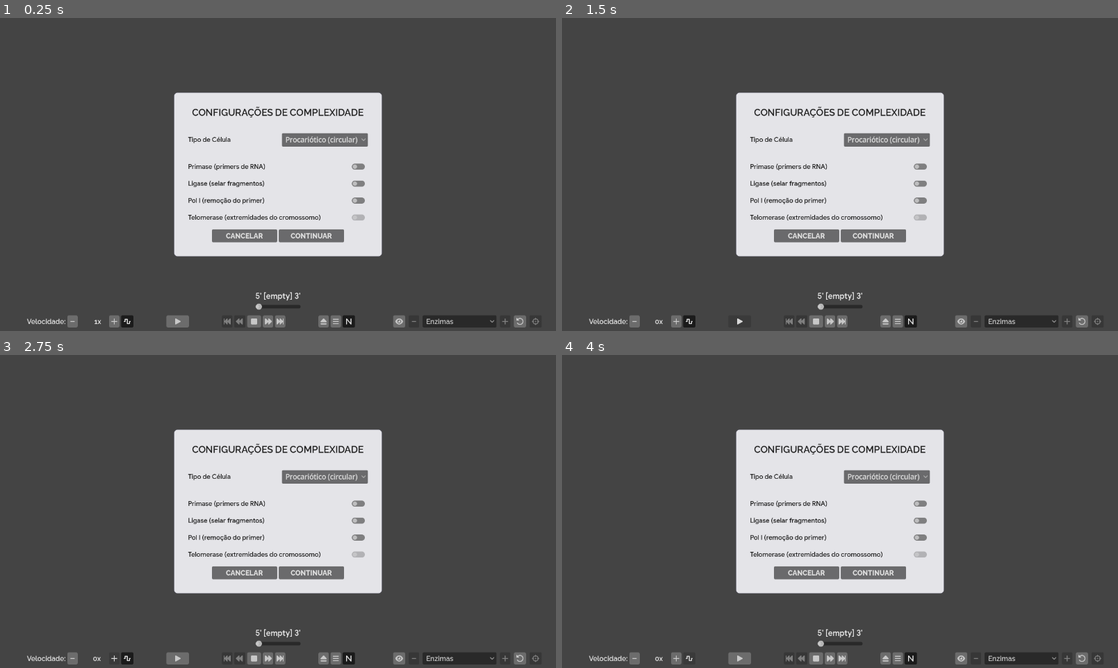
Above: before the commit, frames 1-4 (two rows, left to right).
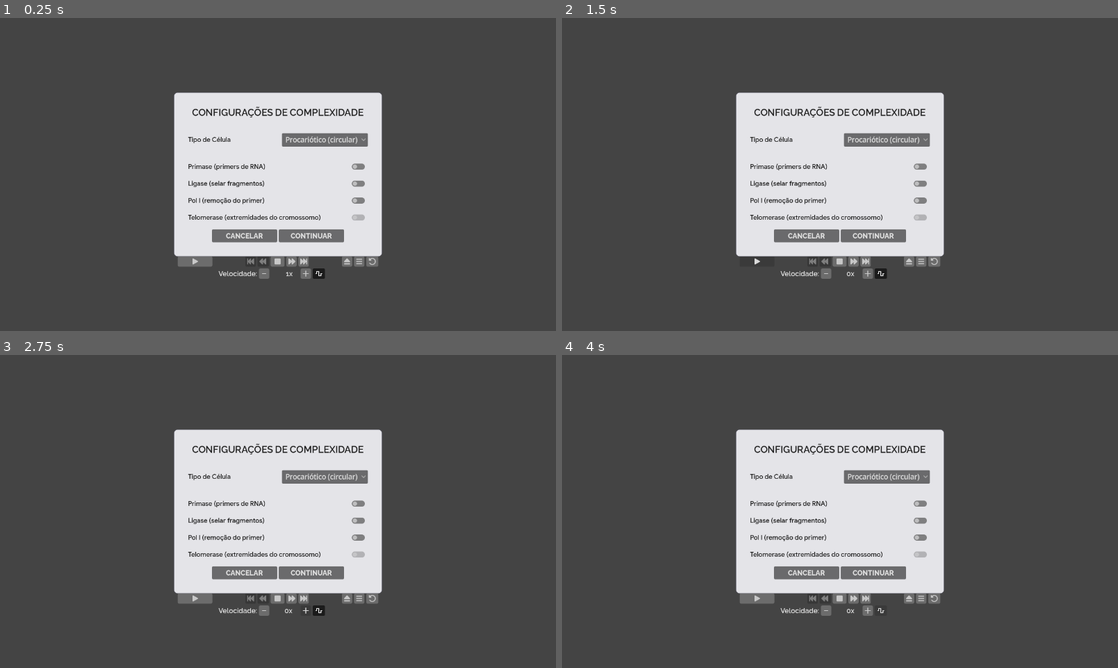
Above: after the commit, the same moments.

Repository: ideatomik/mol-sim
Game: Godot game, scene res://scenes/simulation.tscn
Same seed, same stepped clock (60 frames per second), same inputs: the game is played once before the commit and once after it.
Inputs:
- Up to frame 1 (0.25 s): no input
- Up to frame 2 (1.5 s): click "-" at 0.5 s; click "▶" at 1.25 s
- Up to frame 3 (2.75 s): click "+" at 2 s
- Up to frame 4 (4 s): click "⏹" at 2.75 s; click "" at 3.5 s

The runs differ from the first frame. In frame 1, 2.6% of the frame differs, in the area x 4-97%, y 76-99%; in frame 2, 2.3%; in frame 3, 2.5%; in frame 4, 2.5%.
Error before the commit: Invalid access of index '0' on a base object of type: 'Array[float]'. (res://scripts/simulation.gd:804)
Error after the commit: Invalid access of index '0' on a base object of type: 'Array[float]'. (res://scripts/simulation.gd:840)

Commit message:
v77.2 vertical works, needs zoom work

Diff:
--- /dev/null
+++ b/scenes/VerticalPlayerUI.tscn
@@ -0,0 +1,204 @@
+[gd_scene format=3 uid="uid://bocp7iybx6e2y"]
+
+[ext_resource type="Script" uid="uid://gkb4xyx0ia4h" path="res://scripts/player_ui.gd" id="1_bqch1"]
+[ext_resource type="FontFile" uid="uid://q1v5f1fmoxhk" path="res://fonts/Raleway/static/Raleway-SemiBold.ttf" id="3_p6wq6"]
+[ext_resource type="FontFile" uid="uid://db3ngjh8pre76" path="res://fonts/Font Awesome/Font Awesome 7 Free-Solid-900.otf" id="4_08kqy"]
+[ext_resource type="StyleBox" uid="uid://v2jecukg40br" path="res://button_styles/normal_dark_bkg.tres" id="4_p6wq6"]
+
+[sub_resource type="StyleBoxFlat" id="StyleBoxFlat_wxbm6"]
+bg_color = Color(1, 1, 1, 0)
+
+[node name="PlayerUI" type="CanvasLayer" unique_id=1115235988]
+script = ExtResource("1_bqch1")
+
+[node name="Panel" type="Panel" parent="." unique_id=773806119]
+custom_minimum_size = Vector2(0, 200)
+anchors_preset = 12
+anchor_top = 1.0
+anchor_right = 1.0
+anchor_bottom = 1.0
+offset_top = -200.0
+grow_horizontal = 2
+grow_vertical = 0
+theme_override_styles/panel = SubResource("StyleBoxFlat_wxbm6")
+
+[node name="MarginContainer" type="MarginContainer" parent="Panel" unique_id=1135910234]
+layout_mode = 1
+anchors_preset = 15
+anchor_right = 1.0
+anchor_bottom = 1.0
+grow_horizontal = 2
+grow_vertical = 2
+theme_override_constants/margin_left = 16
+theme_override_constants/margin_top = 8
+theme_override_constants/margin_right = 16
+theme_override_constants/margin_bottom = 8
+
+[node name="VBoxContainer" type="VBoxContainer" parent="Panel/MarginContainer" unique_id=2001884686]
+layout_mode = 2
+size_flags_horizontal = 4
+size_flags_vertical = 3
+
+[node name="Scrubber" type="HSlider" parent="Panel/MarginContainer/VBoxContainer" unique_id=470361899]
+unique_name_in_owner = true
+layout_mode = 2
+size_flags_horizontal = 3
+max_value = 1.0
+step = 0.001
+allow_greater = true
+ticks_on_borders = true
+
+[node name="TransportButtons" type="HBoxContainer" parent="Panel/MarginContainer/VBoxContainer" unique_id=1138751670]
+unique_name_in_owner = true
+layout_mode = 2
+size_flags_horizontal = 4
+alignment = 1
+
+[node name="PlayPauseButton" type="Button" parent="Panel/MarginContainer/VBoxContainer/TransportButtons" unique_id=1558987811]
+unique_name_in_owner = true
+custom_minimum_size = Vector2(80, 24)
+layout_mode = 2
+theme_override_fonts/font = ExtResource("4_08kqy")
+theme_override_styles/normal = ExtResource("4_p6wq6")
+text = "▶"
+
+[node name="LeftSpacer" type="Control" parent="Panel/MarginContainer/VBoxContainer/TransportButtons" unique_id=2071299637]
+custom_minimum_size = Vector2(32, 0)
+layout_mode = 2
+
+[node name="LeftSpacer2" type="Control" parent="Panel/MarginContainer/VBoxContainer/TransportButtons" unique_id=1200750303]
+custom_minimum_size = Vector2(32, 0)
+layout_mode = 2
+
+[node name="FastBackward" type="Button" parent="Panel/MarginContainer/VBoxContainer/TransportButtons" unique_id=2010278088]
+unique_name_in_owner = true
+custom_minimum_size = Vector2(24, 24)
+layout_mode = 2
+theme_override_fonts/font = ExtResource("4_08kqy")
+theme_override_styles/normal = ExtResource("4_p6wq6")
+text = "⏮
+"
+
+[node name="Backward" type="Button" parent="Panel/MarginContainer/VBoxContainer/TransportButtons" unique_id=22219196]
+unique_name_in_owner = true
+custom_minimum_size = Vector2(24, 24)
+layout_mode = 2
+theme_override_fonts/font = ExtResource("4_08kqy")
+theme_override_styles/normal = ExtResource("4_p6wq6")
+text = ""
+
+[node name="StopButton" type="Button" parent="Panel/MarginContainer/VBoxContainer/TransportButtons" unique_id=2068371549]
+unique_name_in_owner = true
+custom_minimum_size = Vector2(32, 24)
+layout_mode = 2
+theme_override_fonts/font = ExtResource("4_08kqy")
+theme_override_styles/normal = ExtResource("4_p6wq6")
+text = "⏹"
+
+[node name="Forward" type="Button" parent="Panel/MarginContainer/VBoxContainer/TransportButtons" unique_id=1016918973]
+unique_name_in_owner = true
+custom_minimum_size = Vector2(24, 24)
+layout_mode = 2
+theme_override_fonts/font = ExtResource("4_08kqy")
+theme_override_styles/normal = ExtResource("4_p6wq6")
+text = ""
+
+[node name="FastForward" type="Button" parent="Panel/MarginContainer/VBoxContainer/TransportButtons" unique_id=541614670]
+unique_name_in_owner = true
+custom_minimum_size = Vector2(24, 24)
+layout_mode = 2
+theme_override_fonts/font = ExtResource("4_08kqy")
+theme_override_styles/normal = ExtResource("4_p6wq6")
+text = "⏭"
+
+[node name="EjectSpacer" type="Control" parent="Panel/MarginContainer/VBoxContainer/TransportButtons" unique_id=1180211101]
+custom_minimum_size = Vector2(32, 0)
+layout_mode = 2
+
+[node name="EjectSpacer2" type="Control" parent="Panel/MarginContainer/VBoxContainer/TransportButtons" unique_id=967035237]
+custom_minimum_size = Vector2(32, 0)
+layout_mode = 2
+
+[node name="Eject" type="Button" parent="Panel/MarginContainer/VBoxContainer/TransportButtons" unique_id=1414868271]
+unique_name_in_owner = true
+custom_minimum_size = Vector2(24, 24)
+layout_mode = 2
+theme_override_fonts/font = ExtResource("4_08kqy")
+theme_override_styles/normal = ExtResource("4_p6wq6")
+text = ""
+
+[node name="Menu" type="Button" parent="Panel/MarginContainer/VBoxContainer/TransportButtons" unique_id=1507383150]
+unique_name_in_owner = true
+custom_minimum_size = Vector2(24, 24)
+layout_mode = 2
+theme_override_fonts/font = ExtResource("4_08kqy")
+theme_override_styles/normal = ExtResource("4_p6wq6")
+text = ""
+
+[node name="ResetZoomButton" type="Button" parent="Panel/MarginContainer/VBoxContainer/TransportButtons" unique_id=1426854269]
+unique_name_in_owner = true
+custom_minimum_size = Vector2(28, 24)
+layout_mode = 2
+theme_override_fonts/font = ExtResource("4_08kqy")
+theme_override_styles/normal = ExtResource("4_p6wq6")
+text = ""
+
+[node name="SpeedControls" type="HBoxContainer" parent="Panel/MarginContainer/VBoxContainer" unique_id=1938229207]
+unique_name_in_owner = true
+custom_minimum_size = Vector2(346, 0)
+layout_mode = 2
+alignment = 1
+
+[node name="SpeedSpacer2" type="Control" parent="Panel/MarginContainer/VBoxContainer/SpeedControls" unique_id=2049134449]
+custom_minimum_size = Vector2(4, 0)
+layout_mode = 2
+
+[node name="SpeedLabel" type="Label" parent="Panel/MarginContainer/VBoxContainer/SpeedControls" unique_id=2093836908]
+unique_name_in_owner = true
+custom_minimum_size = Vector2(50, 0)
+layout_mode = 2
+theme_override_fonts/font = ExtResource("3_p6wq6")
+text = "Speed:"
+horizontal_alignment = 2
+
+[node name="SpeedDecreaseButton" type="Button" parent="Panel/MarginContainer/VBoxContainer/SpeedControls" unique_id=356436354]
+unique_name_in_owner = true
+custom_minimum_size = Vector2(24, 24)
+layout_mode = 2
+theme_override_fonts/font = ExtResource("4_08kqy")
+theme_override_styles/normal = ExtResource("4_p6wq6")
+text = "-"
+
+[node name="SpeedValueLabel" type="Label" parent="Panel/MarginContainer/VBoxContainer/SpeedControls" unique_id=189868588]
+unique_name_in_owner = true
+custom_minimum_size = Vector2(50, 0)
+layout_mode = 2
+theme_override_fonts/font = ExtResource("3_p6wq6")
+text = "-1.0x"
+horizontal_alignment = 2
+
+[node name="SpeedLabelSpacer" type="Control" parent="Panel/MarginContainer/VBoxContainer/SpeedControls" unique_id=291630238]
+custom_minimum_size = Vector2(10, 0)
+layout_mode = 2
+
+[node name="SpeedIncreaseButton" type="Button" parent="Panel/MarginContainer/VBoxContainer/SpeedControls" unique_id=880152674]
+unique_name_in_owner = true
+custom_minimum_size = Vector2(24, 24)
+layout_mode = 2
+theme_override_fonts/font = ExtResource("4_08kqy")
+theme_override_styles/normal = ExtResource("4_p6wq6")
+text = "+"
+
+[node name="WobbleToggle" type="Button" parent="Panel/MarginContainer/VBoxContainer/SpeedControls" unique_id=734664873]
+unique_name_in_owner = true
+custom_minimum_size = Vector2(28, 24)
+layout_mode = 2
+theme_override_fonts/font = ExtResource("4_08kqy")
+theme_override_styles/normal = ExtResource("4_p6wq6")
+toggle_mode = true
+button_pressed = true
+text = ""
+
+[node name="SpeedSpacer" type="Control" parent="Panel/MarginContainer/VBoxContainer/SpeedControls" unique_id=197303419]
+custom_minimum_size = Vector2(32, 0)
+layout_mode = 2
--- a/scenes/simulation.tscn
+++ b/scenes/simulation.tscn
@@ -27,6 +27,7 @@
 unique_name_in_owner = true
 position = Vector2(640, 360)
 script = ExtResource("2_1hwtu")
+vertical_mode = true
 
 [node name="CanvasLayer" type="CanvasLayer" parent="." unique_id=114831926]
 layer = -10
--- a/scripts/player_ui.gd
+++ b/scripts/player_ui.gd
@@ -5,10 +5,19 @@
 # Transport controls for the DNA simulation.
 # ==========================================
 
+# OPTIONAL NODES (VerticalModeDesign.md step 7): the vertical layout omits
+# SequenceLabel and the whole ZoomControls row — 1080px can't hold 21 controls
+# in one line, and the video these vertical builds exist to record never shows
+# the UI at all. Those eight use get_node_or_null() and every consumer guards
+# them, so ONE script drives both layouts. Nothing is deleted: the dropdown's
+# code stays whole for the planned voice-command interface, it simply has no
+# widget in the vertical scene. ResetZoomButton is deliberately KEPT (moved
+# into the transport row) — without it, and with no pinch gesture on mobile,
+# zooming in would be a one-way trip.
 @export var simulation: Node2D  # Drag the root Simulation node here
 
 # UI Node References
-@onready var sequence_label: RichTextLabel = %SequenceLabel
+@onready var sequence_label: RichTextLabel = get_node_or_null("%SequenceLabel")
 @onready var scrubber: HSlider = %Scrubber
 @onready var transport_buttons: HBoxContainer = %TransportButtons
 
@@ -31,14 +40,14 @@
 @onready var wobble_toggle: Button = %WobbleToggle
 
 # Zoom Controls
-@onready var zoom_controls: HBoxContainer = %ZoomControls
-@onready var highlight_button: Button = %HighlightButton
-@onready var zoom_out_button: Button = %ZoomOutButton
-@onready var enzyme_dropdown: OptionButton = %EnzymeDropdown
-@onready var zoom_in_button: Button = %ZoomInButton
+@onready var zoom_controls: HBoxContainer = get_node_or_null("%ZoomControls")
+@onready var highlight_button: Button = get_node_or_null("%HighlightButton")
+@onready var zoom_out_button: Button = get_node_or_null("%ZoomOutButton")
+@onready var enzyme_dropdown: OptionButton = get_node_or_null("%EnzymeDropdown")
+@onready var zoom_in_button: Button = get_node_or_null("%ZoomInButton")
 @onready var reset_zoom_button: Button = %ResetZoomButton
-@onready var recenter_pan_button: Button = %RecenterPanButton
-@onready var ncloud_toggle: Button = %NCloudToggle
+@onready var recenter_pan_button: Button = get_node_or_null("%RecenterPanButton")
+@onready var ncloud_toggle: Button = get_node_or_null("%NCloudToggle")
 
 var zoom_mgr: Camera2D = null  # %ZoomManager, cached in _ready()
 
@@ -95,10 +104,11 @@
 	# same hover signal double as "which letter during an active drag."
 	# gui_input is the only way to observe raw mouse-button state on a
 	# RichTextLabel, since it has no built-in Range-style drag handling.
-	sequence_label.meta_clicked.connect(_on_sequence_label_meta_clicked)
-	sequence_label.meta_hover_started.connect(_on_sequence_label_meta_hover_started)
-	sequence_label.meta_hover_ended.connect(_on_sequence_label_meta_hover_ended)
-	sequence_label.gui_input.connect(_on_sequence_label_gui_input)
+	if sequence_label != null:
+		sequence_label.meta_clicked.connect(_on_sequence_label_meta_clicked)
+		sequence_label.meta_hover_started.connect(_on_sequence_label_meta_hover_started)
+		sequence_label.meta_hover_ended.connect(_on_sequence_label_meta_hover_ended)
+		sequence_label.gui_input.connect(_on_sequence_label_gui_input)
 
 	# Connect simulation signals
 	if simulation:
@@ -148,12 +158,18 @@
 		# Connect zoom controls
 		zoom_mgr = get_node_or_null("%ZoomManager")
 		if zoom_mgr:
-			highlight_button.toggled.connect(_on_highlight_toggled)
-			zoom_out_button.pressed.connect(_on_zoom_out_pressed)
-			zoom_in_button.pressed.connect(_on_zoom_in_pressed)
+			# reset_zoom_button is NOT optional — it exists in both layouts.
 			reset_zoom_button.pressed.connect(_on_reset_zoom_pressed)
-			recenter_pan_button.pressed.connect(_on_recenter_pan_pressed)
-			enzyme_dropdown.item_selected.connect(_on_enzyme_selected)
+			if highlight_button != null:
+				highlight_button.toggled.connect(_on_highlight_toggled)
+			if zoom_out_button != null:
+				zoom_out_button.pressed.connect(_on_zoom_out_pressed)
+			if zoom_in_button != null:
+				zoom_in_button.pressed.connect(_on_zoom_in_pressed)
+			if recenter_pan_button != null:
+				recenter_pan_button.pressed.connect(_on_recenter_pan_pressed)
+			if enzyme_dropdown != null:
+				enzyme_dropdown.item_selected.connect(_on_enzyme_selected)
 			zoom_mgr.zoom_level_changed.connect(_on_zoom_level_changed)
 			zoom_mgr.target_changed.connect(_on_zoom_target_changed)
 			# NOT populated here — PlayerUI is a child of Simulation, and
@@ -176,14 +192,16 @@
 				locale_mgr.locale_changed.connect(func(_new_locale): _populate_enzyme_dropdown())
 		else:
 			push_error("PlayerUI: %ZoomManager not found!")
-			zoom_controls.visible = false
+			if zoom_controls != null:
+				zoom_controls.visible = false
 
 		# NCloudToggle controls nucleotide_field.gd's own "enabled" export —
 		# a separate decorative system, unrelated to zoom_mgr's presence, so
 		# this is wired independently of the block above.
-		ncloud_toggle.toggled.connect(_on_ncloud_toggled)
-		if simulation and simulation.nucleotide_field:
-			ncloud_toggle.button_pressed = simulation.nucleotide_field.enabled
+		if ncloud_toggle != null:
+			ncloud_toggle.toggled.connect(_on_ncloud_toggled)
+			if simulation and simulation.nucleotide_field:
+				ncloud_toggle.button_pressed = simulation.nucleotide_field.enabled
 
 		# Connect the sequence loader popup (sibling under UI)
 		var popup = get_node("../SequenceLoaderPopup")
@@ -439,16 +457,23 @@
 func _on_zoom_target_changed(new_target_id: String):
 	# Keep the dropdown in sync if the target changed via some other input
 	# method (keyboard/click/voice, later) rather than the dropdown itself.
-	if new_target_id == "":
-		enzyme_dropdown.select(0)  # placeholder
-	else:
-		for i in range(enzyme_dropdown.item_count):
-			if enzyme_dropdown.get_item_metadata(i) == new_target_id:
-				enzyme_dropdown.select(i)
-				break
+	# Driven by zoom_mgr's signal, not by the dropdown — so this still fires in
+	# the vertical layout, where there is no dropdown to sync.
+	if enzyme_dropdown != null:
+		if new_target_id == "":
+			enzyme_dropdown.select(0)  # placeholder
+		else:
+			for i in range(enzyme_dropdown.item_count):
+				if enzyme_dropdown.get_item_metadata(i) == new_target_id:
+					enzyme_dropdown.select(i)
+					break
 	_update_zoom_button_states()
 
 func _populate_enzyme_dropdown():
+	# Connected to zoom_mgr.targets_changed and LocaleManager.locale_changed —
+	# both still fire in the vertical layout, which has no dropdown.
+	if enzyme_dropdown == null:
+		return
 	var previous_id = zoom_mgr.current_target_id
 	enzyme_dropdown.clear()
 
@@ -486,6 +511,11 @@
 
 func _update_zoom_button_states():
 	if not zoom_mgr:
+		return
+	# Every button below is omitted from the vertical layout (ResetZoom, which
+	# both layouts keep, is stateless and isn't touched here) — so one guard
+	# covers the function.
+	if zoom_out_button == null or zoom_in_button == null or recenter_pan_button == null:
 		return
 	if zoom_mgr.free_camera_mode():
 		# Continuous zoom in this mode — always available, no discrete
@@ -508,6 +538,9 @@
 ## disabled because its enzyme isn't on screen yet needs to re-enable itself
 ## the moment that enzyme fades in, without waiting for some other action.
 func _update_enzyme_dropdown_availability():
+	if enzyme_dropdown == null:
+		_update_zoom_button_states()
+		return
 	for i in range(enzyme_dropdown.item_count):
 		var id = enzyme_dropdown.get_item_metadata(i)
 		if id != null:
@@ -577,16 +610,22 @@
 	if not simulation:
 		return
 
-	# NEW: Match scrubber width to label's content width
-	# Force label to recalculate its size
-	sequence_label.queue_redraw()
-	await get_tree().process_frame
-	# Set scrubber's minimum width to label's content width
-	var label_width = sequence_label.get_content_width()
-	scrubber.custom_minimum_size.x = max(label_width, 100)  # Minimum 100px for usability
-
-	# Update sequence label with rich text
-	sequence_label.bbcode_text = simulation.get_sequence_rich_text(_hover_index)
+	# Match scrubber width to the label's content width, so a scrub position
+	# lines up with the glyph under it. The vertical layout drops SequenceLabel,
+	# so it also drops this rule — the Scrubber sizes itself by container fill
+	# there instead (size_flags_horizontal on the node), which is why that isn't
+	# just an omission but a deliberate second rule.
+	#
+	# Note the await below is inside the guard: without SequenceLabel this
+	# function no longer yields. Harmless — every caller is fire-and-forget —
+	# but it does mean _update_ui() is a coroutine in one layout and not the
+	# other.
+	if sequence_label != null:
+		sequence_label.queue_redraw()
+		await get_tree().process_frame
+		var label_width = sequence_label.get_content_width()
+		scrubber.custom_minimum_size.x = max(label_width, 100)  # Minimum 100px for usability
+		sequence_label.bbcode_text = simulation.get_sequence_rich_text(_hover_index)
 
 	_update_speed_display()
 	_update_button_states()
--- a/scripts/simulation.gd
+++ b/scripts/simulation.gd
@@ -61,6 +61,7 @@
 signal drag_scrub_requested(index: int)
 
 # ---------- EXPORTS ----------
+const VERTICAL_PLAYER_UI_SCENE: PackedScene = preload("res://scenes/VerticalPlayerUI.tscn")
 const NewNitrogenBaseScene := preload("res://scenes/nitrogen_base.tscn")
 
 @onready var background_rect: ColorRect = $CanvasLayer/ColorRect
@@ -168,6 +169,40 @@
 # ==========================================
 # LIFECYCLE
 # ==========================================
+
+## Swap PlayerUI for its vertical sibling when vertical_mode is on
+## (VerticalModeDesign.md step 7). Both scenes share ONE script — player_ui.gd —
+## and satisfy the same unique-name contract; the vertical one simply omits
+## SequenceLabel and the whole ZoomControls row, which that script treats as
+## optional via get_node_or_null().
+##
+## Deliberately asymmetric: the horizontal path is left completely untouched, so
+## the working PC build carries zero risk from this. Only the vertical branch is
+## new code.
+##
+## The one thing this has to do by hand is `simulation` — PlayerUI.tscn's
+## instance in simulation.tscn has that @export wired in the editor
+## (node_paths=PackedStringArray("simulation")), which a runtime instantiation
+## can't inherit. Assign it BEFORE add_child(), since player_ui.gd's _ready()
+## reads it.
+func _swap_in_vertical_player_ui(zoom_mgr) -> void:
+	if not zoom_mgr.vertical_mode:
+		return
+	var ui_root := get_node_or_null("UI")
+	var old_ui := get_node_or_null("UI/PlayerUI")
+	if ui_root == null or old_ui == null:
+		push_error("simulation.gd: vertical_mode on, but UI/PlayerUI not found — keeping horizontal UI.")
+		return
+	# Children _ready() before parents, so the horizontal PlayerUI has already
+	# fully initialised and connected by the time we get here. Freeing it drops
+	# those connections with it (Godot disconnects on free), so the two never
+	# both respond to a signal.
+	old_ui.queue_free()
+	var vertical = VERTICAL_PLAYER_UI_SCENE.instantiate()
+	vertical.name = "PlayerUI"   # keep the node path stable
+	vertical.simulation = self   # the editor-wired @export, by hand
+	ui_root.add_child(vertical)
+	print("[VERTICAL] PlayerUI -> VerticalPlayerUI")
 
 func _ready():
 	# Register the helicase zoom target once. The frame-providers close over
@@ -180,6 +215,7 @@
 	var zoom_mgr = get_node_or_null("%ZoomManager")
 	if zoom_mgr != null:
 		zoom_mgr.register_target("helicase", {2: _zoom_frame_helicase_level2, 3: _zoom_frame_helicase_level3}, "ENZYME_HELICASE", _zoom_helicase_visible)
+		_swap_in_vertical_player_ui(zoom_mgr)
 
 	# Startup gate (v76): complexity toggles first, then sequence selection —
 	# replaces the old auto-random-sequence boot. See OkazakiMaturationDesign.md
